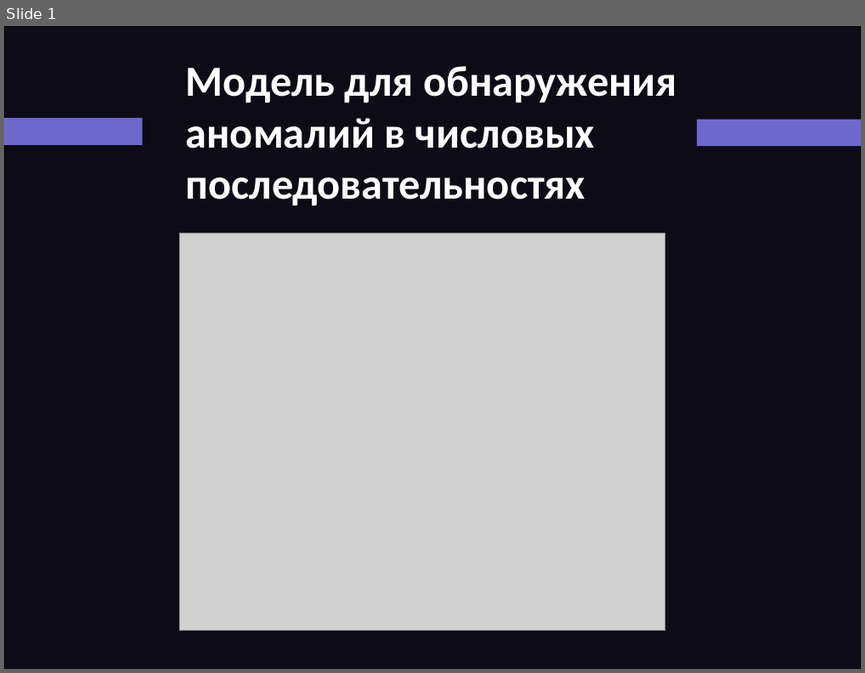
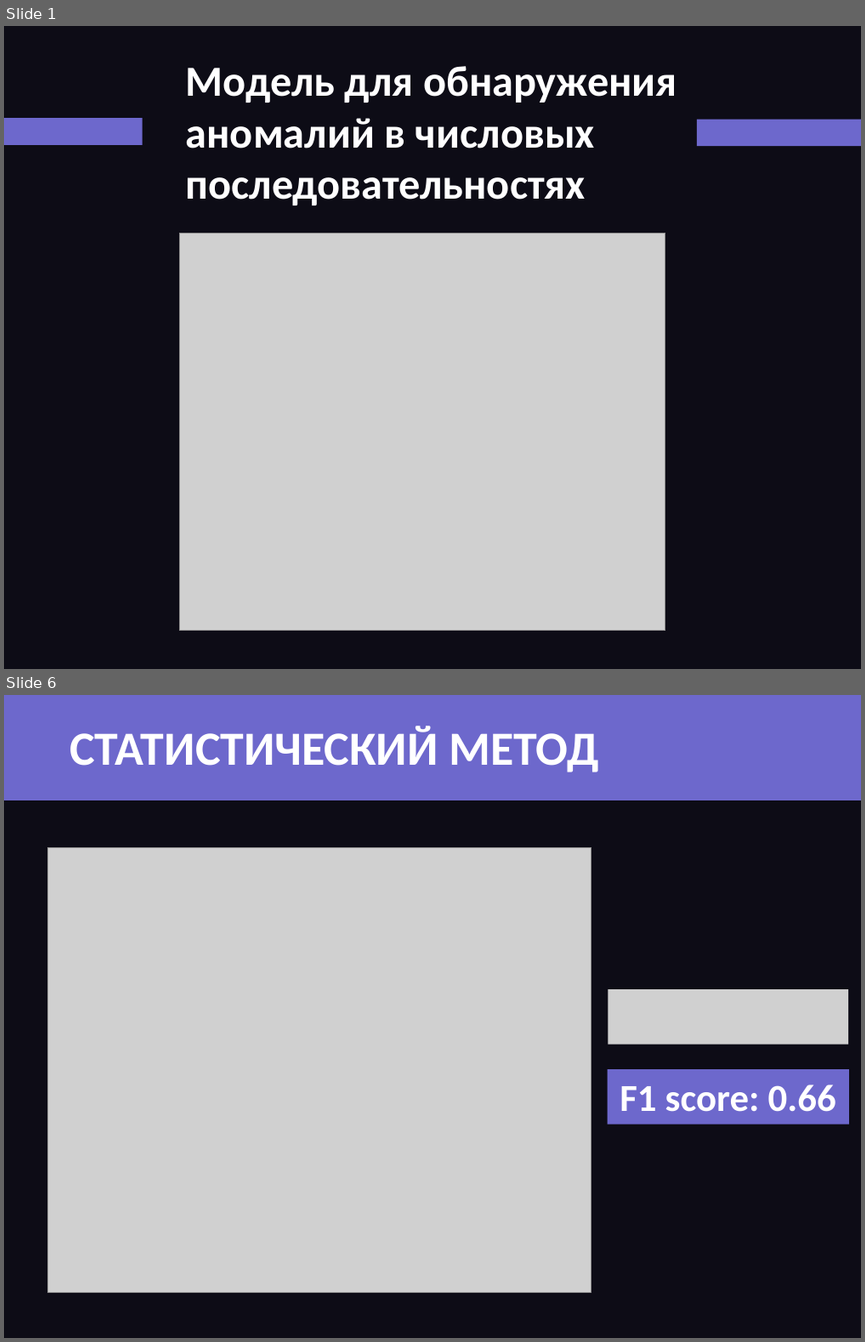
Before and after one commit to YarikOfficial/Mashinka, a slide deck: презентация.pptx. Shown one above the other, each under a label of ours: slide 1 before the commit, slides 1 and 6 after it; the slides between them are not shown. The pictures are 865x673 and 865x1342 pixels, drawn with LibreOffice and Linux fonts; fonts in the diff are those of the drawing; grey boxes stand for pictures. Boxes give left, top, right and bottom in pixels: in the first picture for what was removed or moved away, otherwise in the second. Text is boxed around its words. In the diff, an @@ line names an element or a change of style, - is before the commit and + after.

```diff
--- a/презентация.pptx
+++ b/презентация.pptx
@@ slide 6 added at (4, 695, 861, 1338), background #0D0C16 @@
@@ rectangle added at (4, 695, 861, 800), fill #6D68CC @@
@@ text added at (69, 726, 598, 772), 40 pt, text #FFFFFF, bold @@
+СТАТИСТИЧЕСКИЙ МЕТОД
@@ picture added at (47, 847, 590, 1293) @@
@@ picture added at (608, 990, 848, 1044) @@
@@ rectangle added at (608, 1069, 849, 1124), fill #6D68CC, 32 pt, text #FFFFFF, bold @@
+F1 score: 0.66
```
Also in this commit, not shown: 4 slides changed, 6 other slides added, 1 slide removed.
